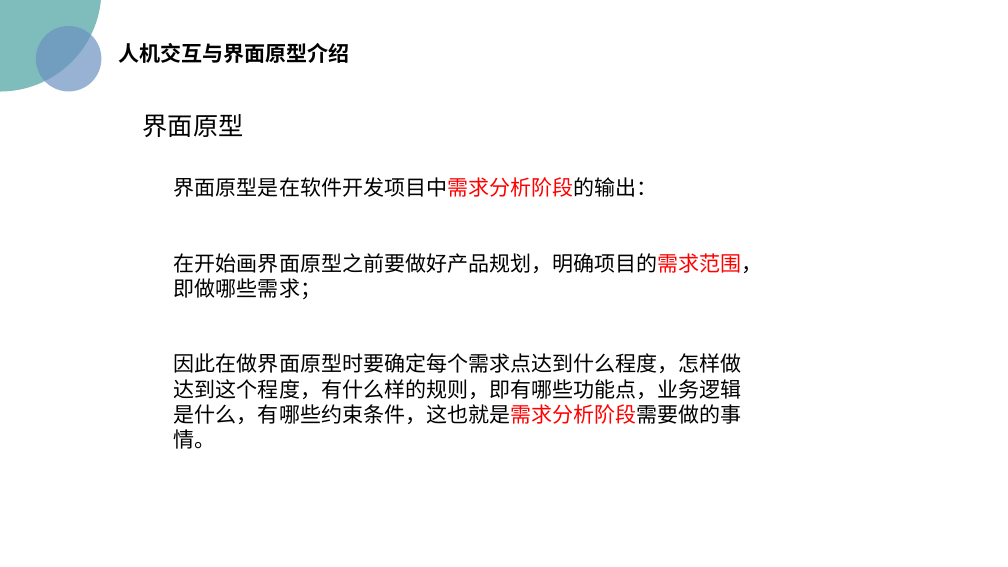
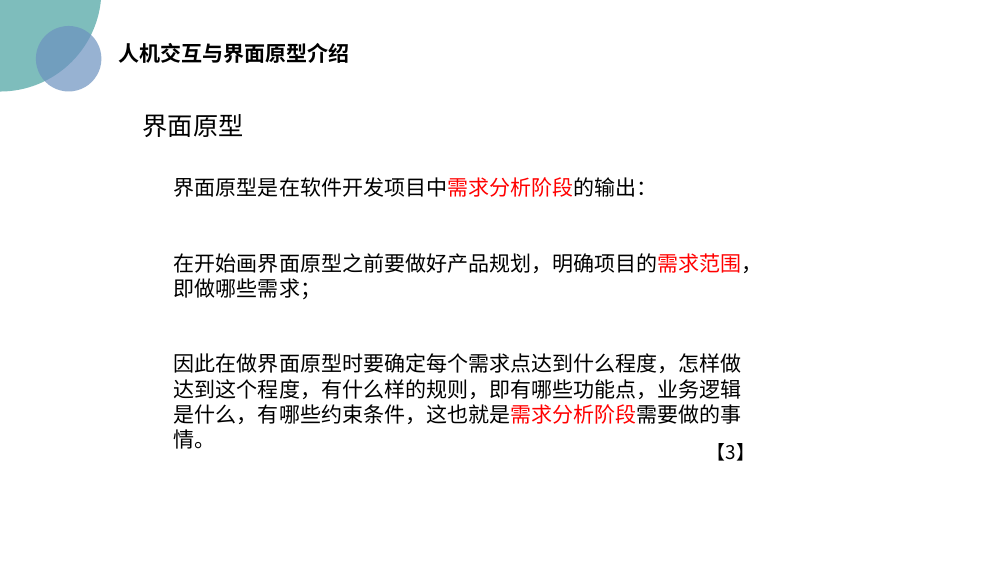
Before and after one commit to PRD2018/PRD2018-G15, a slide deck: slide 6 of 受控文档/02-其他任务/[PRD-15]UML基础二.pptx. Drawn at 1008x567 pixels with LibreOffice and Linux fonts; fonts in the diff are those of the drawing; background and template pictures are left out. Boxes give left, top, right and bottom in pixels: in the first picture for what was removed or moved away, otherwise in the second. Text is boxed around its words. In the diff, an @@ line names an element or a change of style, - is before the commit and + after.

```diff
--- a/受控文档/02-其他任务/[PRD-15]UML基础二.pptx
+++ b/受控文档/02-其他任务/[PRD-15]UML基础二.pptx
@@ text added at box(707, 443, 755, 461), 18 pt, text #000000 @@
+【3】
```
Also in this commit, not shown: 17 other slides changed, 3 other files.
